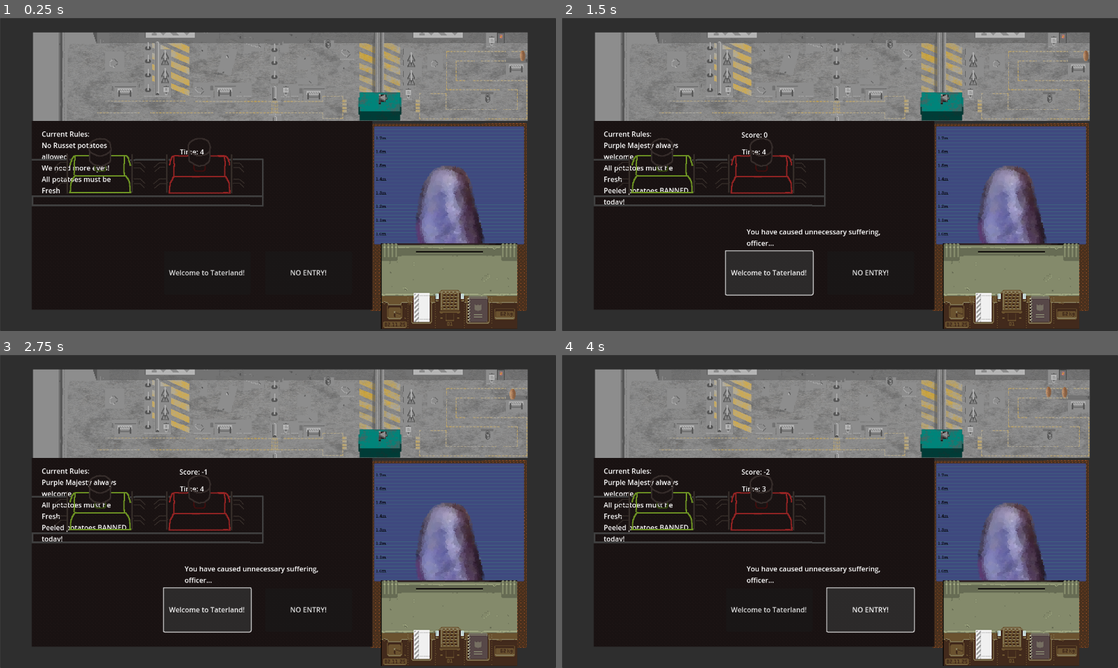
Above: before the commit, frames 1-4 (two rows, left to right).
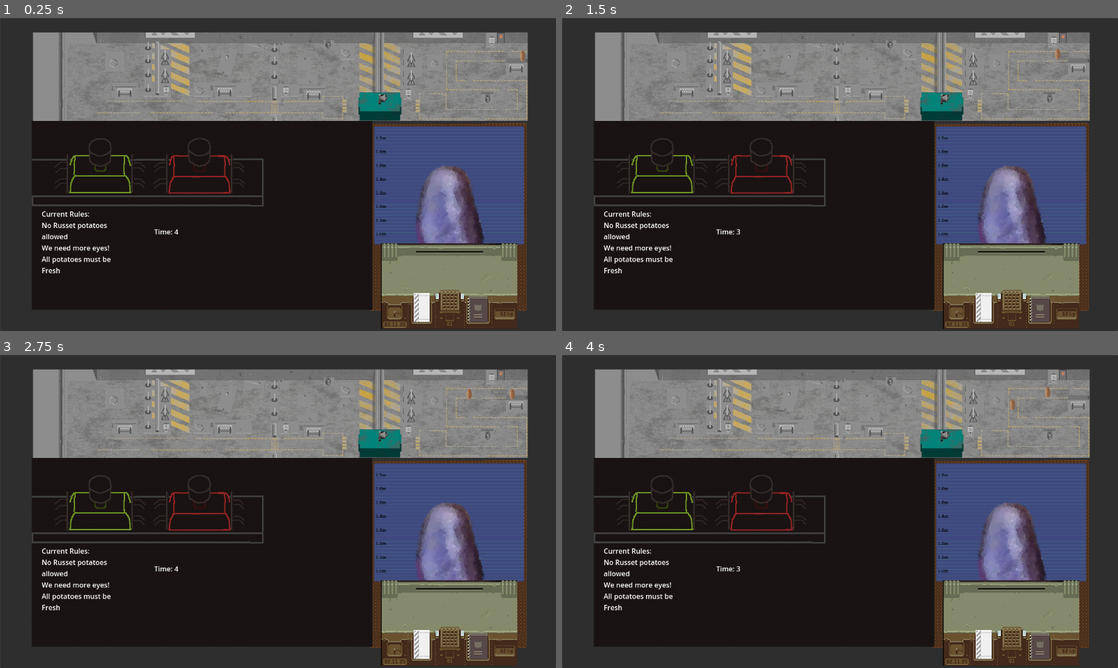
Above: after the commit, the same moments.

Repository: Lost-Rabbit-Digital/SpudCustoms
Game: Godot game, scene res://mainGame.tscn
Two runs of this game, one before a commit and one after it. Both use one fixed random seed, a clock stepped at 60 frames per second and the inputs below.
Inputs (mouse positions are in pixels of both pictures, inside the frame that each line leads up to):
- Up to frame 1 (0.25 s): no input
- Up to frame 2 (1.5 s): click (767, 271) at 0.5 s, where only the run before the commit has a clickable "Welcome to Taterland!"; click (767, 271) at 1.25 s, where only the run before the commit has a clickable "Welcome to Taterland!"
- Up to frame 3 (2.75 s): click (205, 608) at 2 s, where only the run before the commit has a clickable "Welcome to Taterland!"
- Up to frame 4 (4 s): click (867, 608) at 2.75 s, where only the run before the commit has a clickable "NO ENTRY!"

The runs differ from the first frame. In frame 1, 1.3% of the frame differs, in the area x 7-59%, y 36-83%; in frame 2, 2.0%, in the area x 7-95%, y 9-89%; in frame 3, 2.0%; in frame 4, 2.0%.

Commit message:
Update mainGame.tscn

Diff:
--- a/mainGame.tscn
+++ b/mainGame.tscn
@@ -74,37 +74,23 @@
 autowrap_mode = 3
 
 [node name="Label (ScoreLabel)" type="Label" parent="."]
-offset_left = 413.0
-offset_top = 257.0
-offset_right = 613.0
-offset_bottom = 307.0
+offset_left = 359.0
+offset_top = 439.0
+offset_right = 559.0
+offset_bottom = 489.0
 
 [node name="Label (RulesLabel)" type="Label" parent="."]
-offset_left = 96.0139
-offset_top = 254.653
-offset_right = 296.014
-offset_bottom = 634.653
+offset_left = 96.0
+offset_top = 439.0
+offset_right = 296.0
+offset_bottom = 635.0
 autowrap_mode = 3
 
 [node name="Label (TimeLabel)" type="Label" parent="."]
-offset_left = 414.0
-offset_top = 296.0
-offset_right = 614.0
-offset_bottom = 346.0
-
-[node name="Button (WelcomeButton)" type="Button" parent="."]
-offset_left = 376.528
-offset_top = 536.051
-offset_right = 576.528
-offset_bottom = 636.051
-text = "Welcome to Taterland!"
-
-[node name="Button (NoEntryButton)" type="Button" parent="."]
-offset_left = 609.528
-offset_top = 536.051
-offset_right = 809.528
-offset_bottom = 636.051
-text = "NO ENTRY!"
+offset_left = 355.0
+offset_top = 480.0
+offset_right = 555.0
+offset_bottom = 530.0
 
 [node name="PotatoMugshot" type="Sprite2D" parent="."]
 position = Vector2(252, 419)
@@ -150,5 +136,3 @@
 texture = ExtResource("13_00po3")
 
 [connection signal="timeout" from="Timer" to="." method="_on_timer_timeout"]
-[connection signal="pressed" from="Button (WelcomeButton)" to="." method="_on_button_welcome_button_pressed"]
-[connection signal="pressed" from="Button (NoEntryButton)" to="." method="_on_button_no_entry_button_pressed"]
